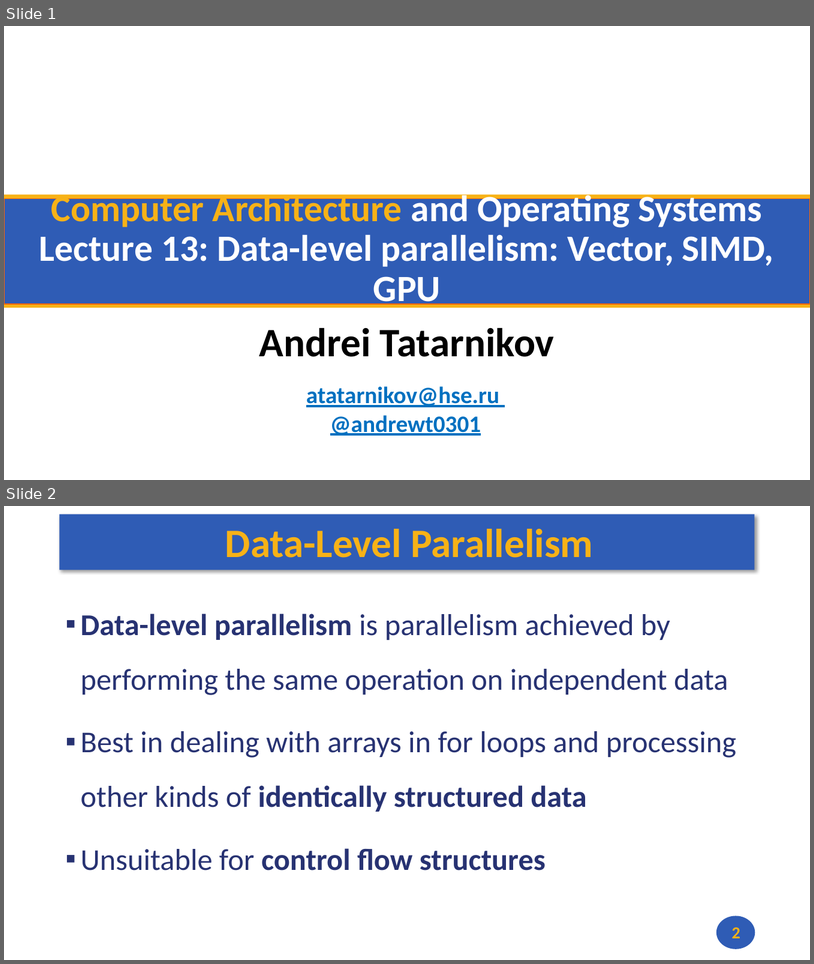
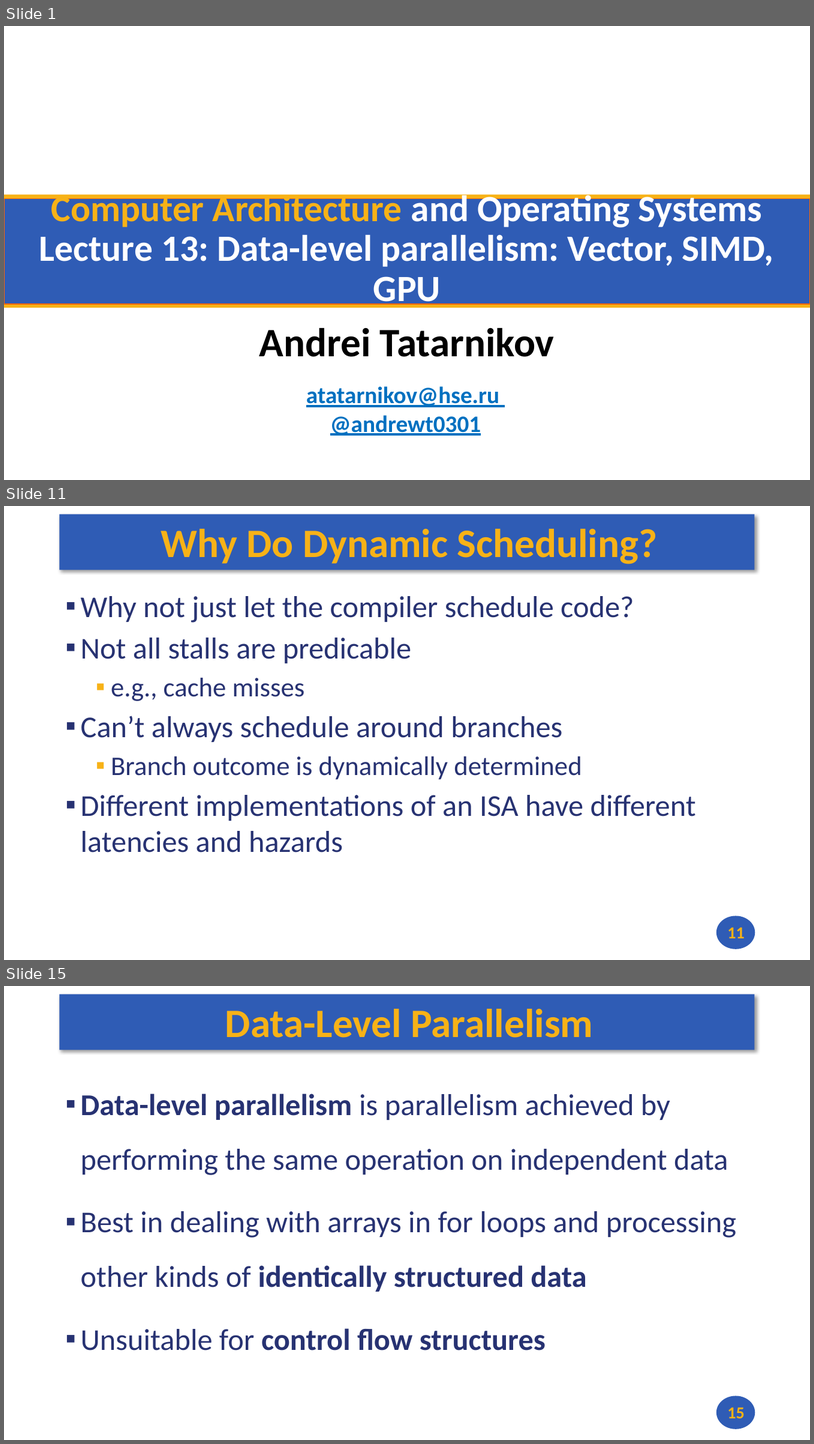
Before and after one commit to andrewt0301/hse-acos-course, a slide deck: docs/part1ca/13_DLP/CA_Lecture_13.pptx. Shown one above the other, each under a label of ours: slides 1 and 2 before the commit, slides 1, 11 and 15 after it; the slides between them are not shown. The pictures are 814x964 and 814x1444 pixels, drawn with LibreOffice and Linux fonts; fonts in the diff are those of the drawing; background and template pictures are left out. Boxes give left, top, right and bottom in pixels: in the first picture for what was removed or moved away, otherwise in the second. Text is boxed around its words. In the diff, an @@ line names an element or a change of style, - is before the commit and + after.

```diff
--- a/docs/part1ca/13_DLP/CA_Lecture_13.pptx
+++ b/docs/part1ca/13_DLP/CA_Lecture_13.pptx
@@ slide 11 added at (x1=4, y1=506, x2=810, y2=960), background #FFFFFF; not listed: 2 template elements that a slide beside it also shows @@
@@ title added at (x1=161, y1=529, x2=658, y2=564), 48 pt, text #F7B217, bold @@
+Why Do Dynamic Scheduling?
@@ text added at (x1=81, y1=596, x2=696, y2=852), 36 pt, text #273272 @@
+▪ Why not just let the compiler schedule code?
+▪ Not all stalls are predicable
+  ▪ e.g., cache misses
+▪ Can’t always schedule around branches
+  ▪ Branch outcome is dynamically determined
+▪ Different implementations of an ISA have different latencies and hazards
@@ page number added at (x1=728, y1=927, x2=744, y2=938), 20 pt, text #F7B217, bold @@
+11
@@ what was slide 2 is now slide 15 @@
@@ page number at (x1=728, y1=1407, x2=744, y2=1418): text changed @@
-2
+15
```
Also in this commit, not shown: 12 other slides added, 1 other file.
